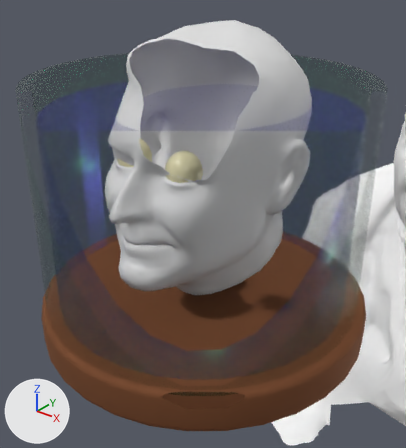
A saved change to the FBX model Assets/ElectricalVRTests/elec_tero/elec_tero.fbx.
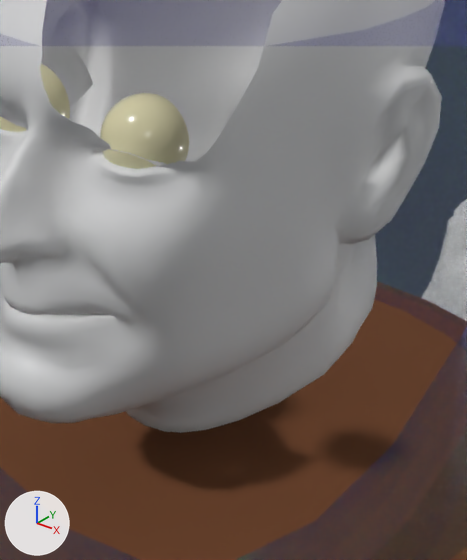
Old and new are each drawn from a 50 mm lens placed at (1.087, -1.288, 1.171), pointed at (0.209, -0.191, 0.49) and again close up on the part from 30% to 79% of the width and 25% to 78% of the height. The axes (+X, +Y, +Z) are drawn at lower left. The lights are the same throughout. Everything nearer to the camera than a plane just in front of the edit is cut away. Where no turn or scale is listed for an object, it has been applied to the vertices. Vertices at the same position are counted once.

Script lines for the objects in view, before the commit:
```python
me_cylinder_002 = bpy.data.meshes.new('Cylinder.002')
me_cylinder_002.from_pydata(...)  # 193 vertices, 193 faces; spans x -0.419..0.528, y -0.478..0.469, z 0.842..1.495
me_cylinder_002.materials.append(mat_jar_water)  # blue #201fa1
me_plane = bpy.data.meshes.new('Plane')
me_plane.from_pydata(...)  # 1626 vertices, 1755 faces; spans x -0.299..0.299, y -0.388..0.388, z -0.414..0.414
me_plane.materials.append(mat_head)  # its picture is missing
me_sphere_002 = bpy.data.meshes.new('Sphere.002')
me_sphere_002.from_pydata(...)  # 642 vertices, 640 faces; spans x -0.052..0.238, y -0.052..0.02, z -0.052..0.052
me_sphere_002.materials.append(mat_eyes)  # its picture is missing
ob_tero_eyes = bpy.data.objects.new('Tero_eyes', me_sphere_002)
ob_tero_eyes.location = (-0.033, -0.202, 0.639)
ob_tero_head = bpy.data.objects.new('Tero_head', me_plane)
ob_tero_head.location = (0.06, -0.006, 0.573)
ob_tero_jar_water = bpy.data.objects.new('Tero_jar_water', me_cylinder_002)
ob_tero_jar_water.location = (0.0, 0.0, -0.745)
# also in view: 'Tero_eyes_shading' at (-0.033, -0.215, 0.639); 'Tero_jar' at (0.059, 0.001, 0.423)
```
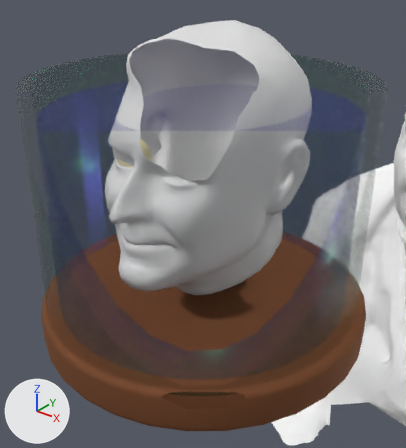
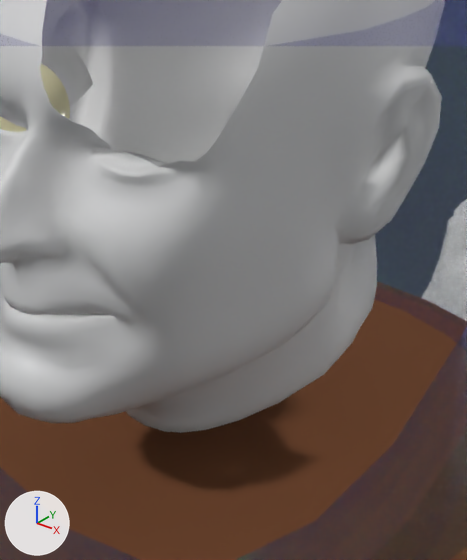
The change, as a diff of the scene's bpy script:
```diff
--- a/Assets/ElectricalVRTests/elec_tero/elec_tero.fbx.py
+++ b/Assets/ElectricalVRTests/elec_tero/elec_tero.fbx.py
@@ me_sphere_002 @@
 me_sphere_002.from_pydata(...)  # 642 vertices, 640 faces; spans x -0.052..0.238, y -0.052..0.02, z -0.052..0.052
 # used by ob_tero_eyes; location = (-0.033, -0.202, 0.639)
+# me_sphere_002 part 1: the loose piece of 321 vertices spanning x 0.133..0.238, y -0.052..0.02, z -0.052..0.052 is deleted
 me_sphere_002.materials.append(mat_eyes)
```

Pixel boxes (x1, y1, x2, y2) of what changed, in the close-ups (467 x 560 px):
'Tero_eyes', reshaped: before (50, 69, 189, 169); after (50, 69, 70, 118)
part 1 of me_sphere_002, deleted (beige): before (100, 93, 189, 169)
